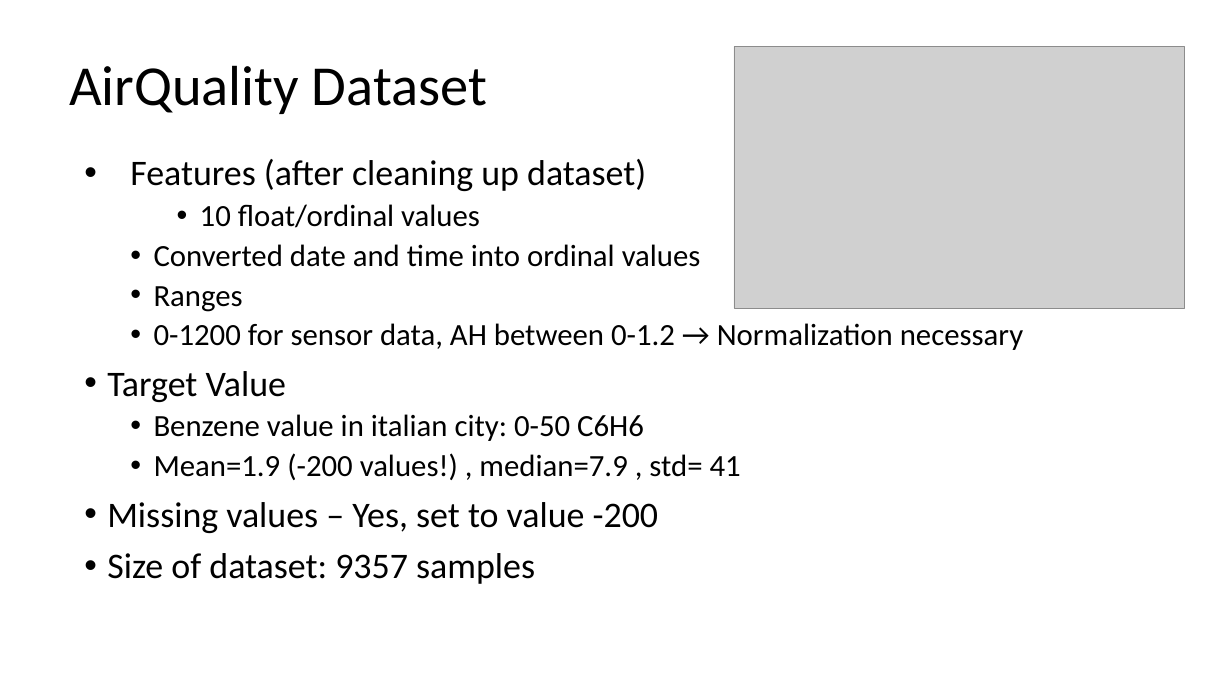
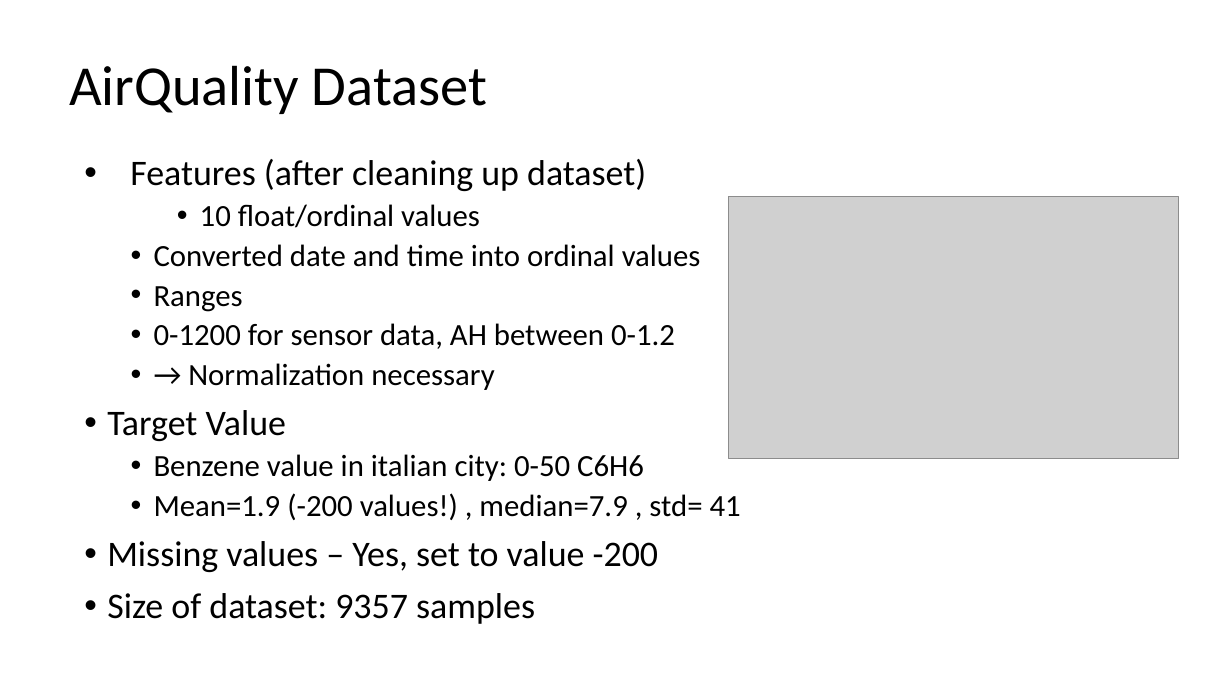
Before and after one commit to pstroppa/machine_learning, a slide deck: slide 25 of Machine_Learning_E1_o1.pptx (slide 20 before the commit). Drawn at 1232x693 pixels with LibreOffice and Linux fonts; fonts in the diff are those of the drawing; grey boxes stand for pictures; background and template pictures are left out. Boxes give left, top, right and bottom in pixels: in the first picture for what was removed or moved away, otherwise in the second. Text is boxed around its words. In the diff, an @@ line names an element or a change of style, - is before the commit and + after.

```diff
--- a/Machine_Learning_E1_o1.pptx
+++ b/Machine_Learning_E1_o1.pptx
@@ picture: place and size @@
-picture at (734,47,1184,309)
+picture at (729,197,1179,458)
@@ text at (154,323,675,390): text changed @@
-  • 0-1200 for sensor data, AH between 0-1.2 → Normalization necessary
+  • 0-1200 for sensor data, AH between 0-1.2
+  • → Normalization necessary
```
Also in this commit, not shown: 26 other slides changed, 6 slides added, 1 other file.
